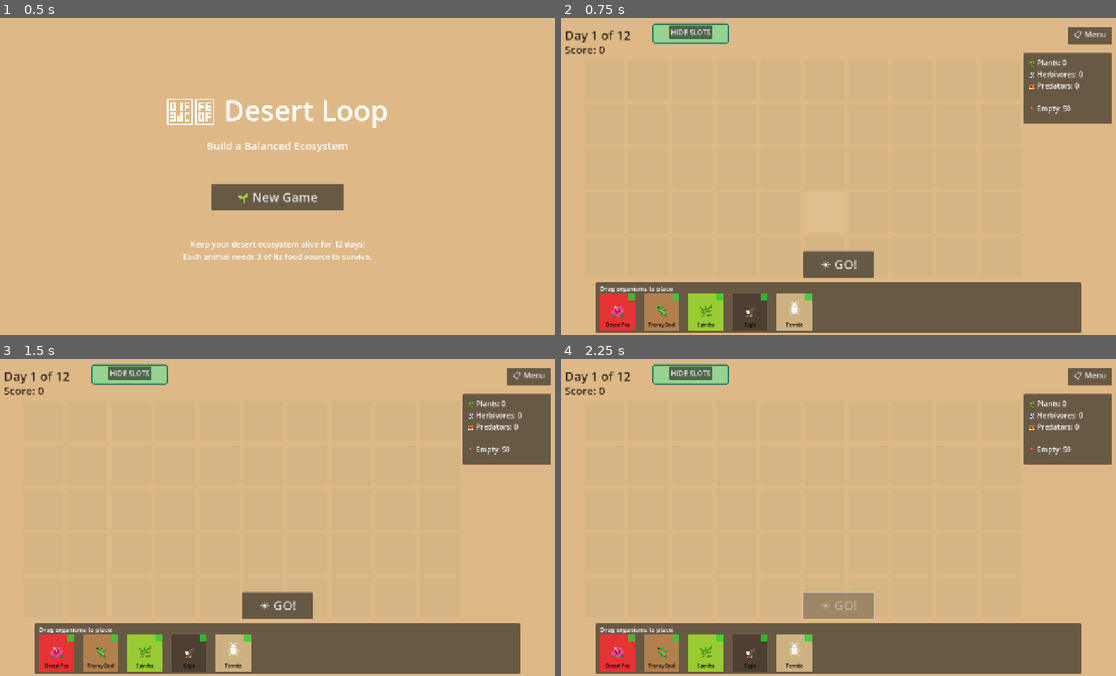
Above: before the commit, frames 1-4 (two rows, left to right).
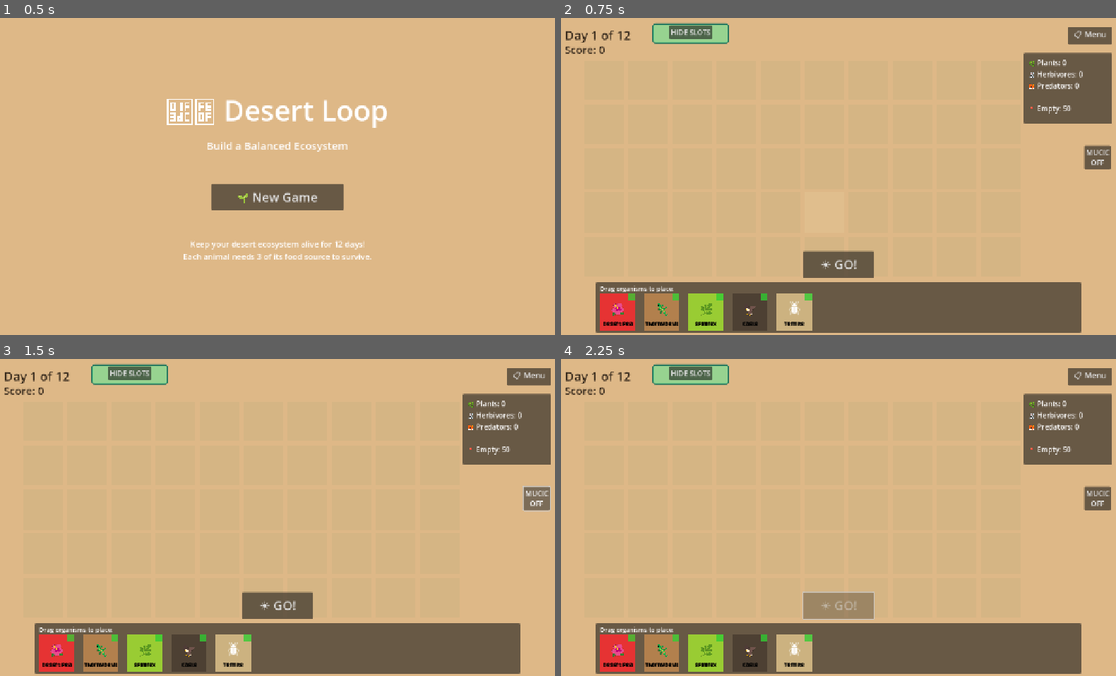
Above: after the commit, the same moments.

Repository: SFMiner/desert_dingo_loop
Game: Godot game, scene res://scenes/MainMenu.tscn
Same seed, same stepped clock (60 frames per second), same inputs: the game is played once before the commit and once after it.
Inputs (mouse positions are in pixels of both pictures, inside the frame that each line leads up to):
- Up to frame 1 (0.5 s): no input
- Up to frame 2 (0.75 s): click "🌱 New Game" at 0.5 s
- Up to frame 3 (1.5 s): click (538, 498) at 1.25 s, where only the run after the commit has a clickable "MUCIC OFF"
- Up to frame 4 (2.25 s): click "☀️ GO!" at 2 s

Frame 1 is identical in both runs. In frame 2, 0.9% of the frame differs, in the area x 7-100%, y 40-98%; in frame 3, 0.9%; in frame 4, 0.9%.

Commit message:
embedded emoji font

Diff:
--- /dev/null
+++ b/assets/emojis.tres
@@ -0,0 +1,8 @@
+[gd_resource type="FontFile" format=3 uid="uid://dmp7y8e6c6xme"]
+
+[resource]
+cache/0/16/0/ascent = 0.0
+cache/0/16/0/descent = 0.0
+cache/0/16/0/underline_position = 0.0
+cache/0/16/0/underline_thickness = 0.0
+cache/0/16/0/scale = 1.0
--- a/scenes/Creature.tscn
+++ b/scenes/Creature.tscn
@@ -50,6 +50,47 @@
 "values": [0]
 }
 
+[sub_resource type="Animation" id="Animation_jn3qs"]
+resource_name = "ant"
+length = 0.8
+loop_mode = 1
+tracks/0/type = "value"
+tracks/0/imported = false
+tracks/0/enabled = true
+tracks/0/path = NodePath("Sprite2D:texture")
+tracks/0/interp = 1
+tracks/0/loop_wrap = true
+tracks/0/keys = {
+"times": PackedFloat32Array(0),
+"transitions": PackedFloat32Array(1),
+"update": 1,
+"values": [ExtResource("2_0s51c")]
+}
+tracks/1/type = "value"
+tracks/1/imported = false
+tracks/1/enabled = true
+tracks/1/path = NodePath("Sprite2D:hframes")
+tracks/1/interp = 1
+tracks/1/loop_wrap = true
+tracks/1/keys = {
+"times": PackedFloat32Array(0),
+"transitions": PackedFloat32Array(1),
+"update": 1,
+"values": [5]
+}
+tracks/2/type = "value"
+tracks/2/imported = false
+tracks/2/enabled = true
+tracks/2/path = NodePath("Sprite2D:frame")
+tracks/2/interp = 1
+tracks/2/loop_wrap = true
+tracks/2/keys = {
+"times": PackedFloat32Array(0, 0.0001, 0.16666667, 0.33333334, 0.5, 0.6666667),
+"transitions": PackedFloat32Array(1, 1, 1, 1, 1, 1),
+"update": 1,
+"values": [0, 0, 1, 2, 3, 4]
+}
+
 [sub_resource type="Animation" id="Animation_egdhe"]
 resource_name = "bilby"
 length = 0.8
@@ -252,6 +293,46 @@
 "values": [ExtResource("6_2pmn8")]
 }
 
+[sub_resource type="Animation" id="Animation_hqrca"]
+resource_name = "sf_mouse"
+length = 0.8
+tracks/0/type = "value"
+tracks/0/imported = false
+tracks/0/enabled = true
+tracks/0/path = NodePath("Sprite2D:texture")
+tracks/0/interp = 1
+tracks/0/loop_wrap = true
+tracks/0/keys = {
+"times": PackedFloat32Array(0),
+"transitions": PackedFloat32Array(1),
+"update": 1,
+"values": [ExtResource("6_h6uyy")]
+}
+tracks/1/type = "value"
+tracks/1/imported = false
+tracks/1/enabled = true
+tracks/1/path = NodePath("Sprite2D:hframes")
+tracks/1/interp = 1
+tracks/1/loop_wrap = true
+tracks/1/keys = {
+"times": PackedFloat32Array(0),
+"transitions": PackedFloat32Array(1),
+"update": 1,
+"values": [4]
+}
+tracks/2/type = "value"
+tracks/2/imported = false
+tracks/2/enabled = true
+tracks/2/path = NodePath("Sprite2D:frame")
+tracks/2/interp = 1
+tracks/2/loop_wrap = true
+tracks/2/keys = {
+"times": PackedFloat32Array(0, 0.0001, 0.2, 0.4, 0.6),
+"transitions": PackedFloat32Array(1, 1, 1, 1, 1),
+"update": 1,
+"values": [0, 0, 1, 2, 3]
+}
+
 [sub_resource type="Animation" id="Animation_kmclj"]
 resource_name = "termite"
 length = 0.8
@@ -307,87 +388,6 @@
 "transitions": PackedFloat32Array(1),
 "update": 1,
 "values": [ExtResource("8_atrna")]
-}
-tracks/1/type = "value"
-tracks/1/imported = false
-tracks/1/enabled = true
-tracks/1/path = NodePath("Sprite2D:hframes")
-tracks/1/interp = 1
-tracks/1/loop_wrap = true
-tracks/1/keys = {
-"times": PackedFloat32Array(0),
-"transitions": PackedFloat32Array(1),
-"update": 1,
-"values": [4]
-}
-tracks/2/type = "value"
-tracks/2/imported = false
-tracks/2/enabled = true
-tracks/2/path = NodePath("Sprite2D:frame")
-tracks/2/interp = 1
-tracks/2/loop_wrap = true
-tracks/2/keys = {
-"times": PackedFloat32Array(0, 0.0001, 0.2, 0.4, 0.6),
-"transitions": PackedFloat32Array(1, 1, 1, 1, 1),
-"update": 1,
-"values": [0, 0, 1, 2, 3]
-}
-
-[sub_resource type="Animation" id="Animation_jn3qs"]
-resource_name = "ant"
-length = 0.8
-loop_mode = 1
-tracks/0/type = "value"
-tracks/0/imported = false
-tracks/0/enabled = true
-tracks/0/path = NodePath("Sprite2D:texture")
-tracks/0/interp = 1
-tracks/0/loop_wrap = true
-tracks/0/keys = {
-"times": PackedFloat32Array(0),
-"transitions": PackedFloat32Array(1),
-"update": 1,
-"values": [ExtResource("2_0s51c")]
-}
-tracks/1/type = "value"
-tracks/1/imported = false
-tracks/1/enabled = true
-tracks/1/path = NodePath("Sprite2D:hframes")
-tracks/1/interp = 1
-tracks/1/loop_wrap = true
-tracks/1/keys = {
-"times": PackedFloat32Array(0),
-"transitions": PackedFloat32Array(1),
-"update": 1,
-"values": [5]
-}
-tracks/2/type = "value"
-tracks/2/imported = false
-tracks/2/enabled = true
-tracks/2/path = NodePath("Sprite2D:frame")
-tracks/2/interp = 1
-tracks/2/loop_wrap = true
-tracks/2/keys = {
-"times": PackedFloat32Array(0, 0.0001, 0.16666667, 0.33333334, 0.5, 0.6666667),
-"transitions": PackedFloat32Array(1, 1, 1, 1, 1, 1),
-"update": 1,
-"values": [0, 0, 1, 2, 3, 4]
-}
-
-[sub_resource type="Animation" id="Animation_hqrca"]
-resource_name = "sf_mouse"
-length = 0.8
-tracks/0/type = "value"
-tracks/0/imported = false
-tracks/0/enabled = true
-tracks/0/path = NodePath("Sprite2D:texture")
-tracks/0/interp = 1
-tracks/0/loop_wrap = true
-tracks/0/keys = {
-"times": PackedFloat32Array(0),
-"transitions": PackedFloat32Array(1),
-"update": 1,
-"values": [ExtResource("6_h6uyy")]
 }
 tracks/1/type = "value"
 tracks/1/imported = false
--- a/scenes/DesertRoom.tscn
+++ b/scenes/DesertRoom.tscn
@@ -1,8 +1,9 @@
-[gd_scene load_steps=5 format=3 uid="uid://d2rruej1g4u50"]
+[gd_scene load_steps=6 format=3 uid="uid://d2rruej1g4u50"]
 
 [ext_resource type="Script" uid="uid://dh6rj1daq0qoc" path="res://scripts/desert_room.gd" id="1_room"]
 [ext_resource type="Script" uid="uid://c0kaksl4akqcl" path="res://scripts/creature_manager.gd" id="2_creature_mgr"]
 [ext_resource type="Script" uid="uid://dtudtjanlpsh5" path="res://scripts/SlotsContainer.gd" id="2_nq5go"]
+[ext_resource type="AudioStream" uid="uid://dftagw3iokkiv" path="res://assets/audio/theme.ogg" id="4_7vkm6"]
 
 [sub_resource type="StyleBoxFlat" id="StyleBoxFlat_nq5go"]
 bg_color = Color(0.36588982, 0.91649854, 0.58939034, 0.5529412)
@@ -213,9 +214,22 @@
 theme_override_font_sizes/font_size = 20
 text = "Next Day ☀️"
 
+[node name="Button" type="Button" parent="CanvasLayer"]
+offset_left = 1197.0
+offset_top = 290.0
+offset_right = 1257.0
+offset_bottom = 344.0
+text = "MUCIC
+OFF"
+
 [node name="AudioStreamPlayer" type="AudioStreamPlayer" parent="."]
+
+[node name="theme_player" type="AudioStreamPlayer" parent="."]
+stream = ExtResource("4_7vkm6")
+autoplay = true
 
 [connection signal="pressed" from="SlotsContainer/CloseButton" to="SlotsContainer" method="_on_close_button_pressed"]
 [connection signal="pressed" from="CanvasLayer/MenuButton" to="." method="_on_menu_button_pressed"]
 [connection signal="pressed" from="CanvasLayer/GoButton" to="." method="_on_go_button_pressed"]
 [connection signal="pressed" from="CanvasLayer/ResultsPanel/NextDayButton" to="." method="_on_next_day_button_pressed"]
+[connection signal="pressed" from="CanvasLayer/Button" to="." method="_on_button_pressed"]
--- a/scenes/OrganismBubble.tscn
+++ b/scenes/OrganismBubble.tscn
@@ -1,12 +1,16 @@
-[gd_scene load_steps=2 format=3 uid="uid://organism_bubble_scene"]
+[gd_scene load_steps=5 format=3 uid="uid://ihyvohp3mesr"]
 
-[ext_resource type="Script" path="res://scripts/organism_bubble.gd" id="1_bubble"]
+[ext_resource type="Script" uid="uid://57nqm8gvtjn0" path="res://scripts/organism_bubble.gd" id="1_bubble"]
+[ext_resource type="AudioStream" uid="uid://dquiwuv51whir" path="res://assets/audio/clink.ogg" id="2_6trcy"]
+[ext_resource type="FontFile" uid="uid://dmp7y8e6c6xme" path="res://assets/emojis.tres" id="2_7wc30"]
+[ext_resource type="FontFile" uid="uid://dt3evlbxnq4pe" path="res://assets/MotleyForcesRegular-w1rZ3.ttf" id="2_28tdt"]
 
 [node name="OrganismBubble" type="Control"]
 custom_minimum_size = Vector2(80, 80)
+layout_mode = 3
+anchors_preset = 0
 offset_right = 80.0
 offset_bottom = 80.0
-mouse_filter = 0
 script = ExtResource("1_bubble")
 
 [node name="Background" type="ColorRect" parent="."]
@@ -32,7 +36,7 @@
 offset_bottom = 15.0
 grow_horizontal = 2
 grow_vertical = 2
-mouse_filter = 2
+theme_override_fonts/font = ExtResource("2_7wc30")
 theme_override_font_sizes/font_size = 32
 text = "🌿"
 horizontal_alignment = 1
@@ -47,9 +51,9 @@
 offset_top = -20.0
 grow_horizontal = 2
 grow_vertical = 0
-mouse_filter = 2
 theme_override_colors/font_color = Color(0, 0, 0, 1)
-theme_override_font_sizes/font_size = 10
+theme_override_fonts/font = ExtResource("2_28tdt")
+theme_override_font_sizes/font_size = 13
 text = "Spinifex"
 horizontal_alignment = 1
 
@@ -68,10 +72,11 @@
 [node name="FoodWarning" type="Label" parent="."]
 visible = false
 layout_mode = 1
-anchors_preset = 0
 offset_right = 20.0
 offset_bottom = 20.0
-mouse_filter = 2
 theme_override_colors/font_color = Color(1, 0, 0, 1)
 theme_override_font_sizes/font_size = 16
 text = "⚠️"
+
+[node name="clink" type="AudioStreamPlayer" parent="."]
+stream = ExtResource("2_6trcy")
--- a/scripts/audio_manager.gd
+++ b/scripts/audio_manager.gd
@@ -8,6 +8,8 @@
 
 var _sfx_players: Array[AudioStreamPlayer] = []
 var _music_player: AudioStreamPlayer = null
+
+const place_sound : AudioStream = preload("res://assets/audio/place.ogg")
 
 const MAX_SFX_PLAYERS: int = 8
 
@@ -43,7 +45,7 @@
 	"""
 	# For now, sounds are just markers - actual audio files would go in assets/audio/
 	_sounds = {
-		"place": null,      # Pop sound when placing organism
+		"place": place_sound,   # Pop sound when placing organism
 		"eat": null,        # Crunch sound during simulation
 		"starve": null,     # Low whistle for dying organism
 		"success": null,    # Cheerful sound for healthy ecosystem
--- a/scripts/creature.gd
+++ b/scripts/creature.gd
@@ -70,8 +70,9 @@
 func _ready() -> void:
 	_setup_species()
 	_pick_new_behavior()
-	aud.stream = load("res://assets/audio/" + species + ".ogg")
-	aud.play()
+	# aud.stream = load("res://assets/audio/" + species + ".ogg")
+
+#	aud.play()
 
 func _physics_process(delta: float) -> void:
 	state_timer -= delta
--- a/scripts/desert_room.gd
+++ b/scripts/desert_room.gd
@@ -14,7 +14,7 @@
 
 var OrganismBubbleScene: PackedScene = preload("res://scenes/OrganismBubble.tscn")
 var PlacementSlotScene: PackedScene = preload("res://scenes/PlacementSlot.tscn")
-
+var music_on : bool = true
 # === NODE REFERENCES ===
 
 @onready var desert_background: ColorRect = $DesertBackground
@@ -32,7 +32,7 @@
 @onready var next_day_button: Button = $CanvasLayer/ResultsPanel/NextDayButton
 @onready var menu_button: Button = $CanvasLayer/MenuButton
 @onready var food_lines: Control = $FoodLines
-
+@onready var  theme_player = $theme_player
 # === STATE ===
 
 var slots: Array[PlacementSlot] = []
@@ -50,7 +50,8 @@
 	EcosystemState.game_over.connect(_on_game_over)
 	EcosystemState.organism_added.connect(_on_organism_added)
 	EcosystemState.organism_removed.connect(_on_organism_removed)
-
+	if music_on:
+		theme_player.play()
 	# Setup UI
 	_create_slot_grid()
 	_update_ui()
@@ -463,3 +464,15 @@
 func show_organisms_container():
 	if organisms_container:
 		organisms_container.visible = true
+
+
+func toggle_music():
+	if music_on:
+		theme_player.stop()
+		music_on = false
+	else:
+		$theme_player.play()
+		music_on = true
+
+func _on_button_pressed() -> void:
+	toggle_music() # Replace with function body.
Binary file added: assets/MotleyForcesRegular-w1rZ3.ttf
Not shown, added: assets/MotleyForcesRegular-w1rZ3.ttf.import
Binary file added: assets/ZeroCool-MVD9B.ttf
Not shown, added: assets/ZeroCool-MVD9B.ttf.import
Not shown, added: assets/audio/clink.ogg.import
Not shown, removed: assets/audio/dingo.mp3.import
Not shown, added: assets/audio/place.ogg.import
Not shown, added: assets/audio/theme.ogg.import
Binary file added: assets/sprites/ant.png
Not shown, added: assets/sprites/ant.png.import
Binary file added: assets/sprites/mulga.png
Not shown, added: assets/sprites/mulga.png.import
(and 22 more such lines)
